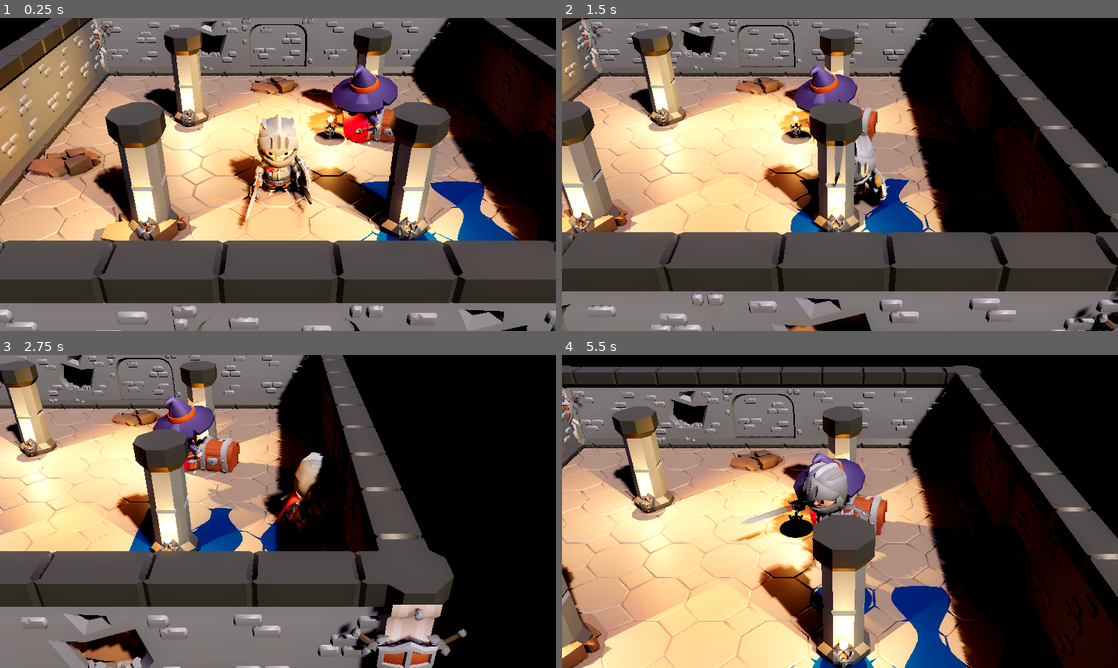
Above: before the commit, frames 1-4 (two rows, left to right).
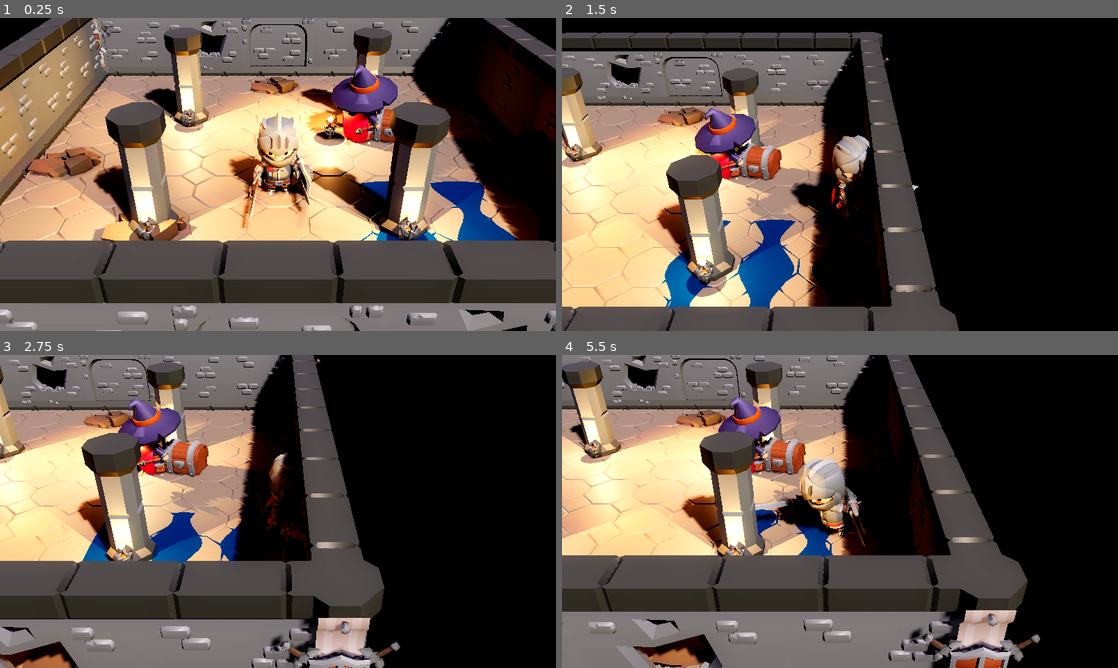
Above: after the commit, the same moments.

Repository: 0000544544/godot-hd2d-pipeline
Game: Godot game, scene res://scenes/main_hd2d_scene.tscn
Two runs of this game, one before a commit and one after it. Both use one fixed random seed, a clock stepped at 60 frames per second and the inputs below.
Inputs (mouse positions are in pixels of both pictures, inside the frame that each line leads up to):
- Up to frame 1 (0.25 s): no input
- Up to frame 2 (1.5 s): tap Enter (ui_accept) at 0.5, 0.77, 1.07 s; move the mouse to (962, 158) at 0.52 s; hold Right (ui_right) 0.53-1.28 s; tap Shift at 0.6 s; click (962, 158) at 0.67 s; tap F at 0.8, 1.35 s; move the mouse to (728, 190) at 1.27 s; hold Down (ui_down) from 1.28 s (still down); click (728, 190) at 1.42 s
- Up to frame 3 (2.75 s): tap Enter (ui_accept) at 1.52, 1.82 s; tap J at 1.55, 2.1 s; move the mouse to (333, 442) at 2.02 s; release Down (ui_down) at 2.03 s; hold Right (ui_right) from 2.03 s (still down); click (333, 442) at 2.17 s; tap E at 2.3 s
- Up to frame 4 (5.5 s): move the mouse to (812, 574) at 2.77 s; release Right (ui_right) at 2.78 s; hold Up (ui_up) 2.78-3.53 s; tap E at 2.85 s; click (812, 574) at 2.92 s; tap Enter (ui_accept) at 3.02, 3.32, 3.77, 4.07, 4.52, 4.82, 5.3 s; tap Space at 3.05 s; move the mouse to (1006, 558) at 3.52 s; hold Space 3.53-4.28 s; hold Left (ui_left) 3.53-5.03 s; click (1006, 558) at 3.67 s; tap Z at 3.8, 4.35 s; move the mouse to (673, 464) at 4.27 s; click (673, 464) at 4.42 s; tap Q at 4.55 s; move the mouse to (867, 511) at 5.02 s; hold Down (ui_down) from 5.03 s (still down); hold Q from 5.03 s (still down); click (867, 511) at 5.17 s

The runs differ from the first frame. In frame 1, 0.9% of the frame differs, in the area x 30-57%, y 30-68%; in frame 2, 75%; in frame 3, 48%; in frame 4, 76%, in the area x 0-100%, y 0-100%.

Commit message:
feat: implement player state machine, forced animation loops, and dash locomotion

Diff:
--- a/scenes/camera_attributes.tres
+++ b/scenes/camera_attributes.tres
@@ -1,10 +1,6 @@
-[gd_resource type="CameraAttributesPractical" format=3]
+[gd_resource type="CameraAttributesPractical" format=3 uid="uid://clbrsbqxbxmam"]
 
 [resource]
 dof_blur_far_enabled = true
 dof_blur_far_distance = 26.0
 dof_blur_far_transition = 8.0
-dof_blur_near_enabled = false
-dof_blur_near_distance = 2.0
-dof_blur_near_transition = 1.0
-dof_blur_amount = 0.1
--- a/scenes/world_environment.tres
+++ b/scenes/world_environment.tres
@@ -1,4 +1,4 @@
-[gd_resource type="Environment" load_steps=3 format=3]
+[gd_resource type="Environment" load_steps=3 format=3 uid="uid://bgqkfi1roieos"]
 
 [sub_resource type="ProceduralSkyMaterial" id="ProceduralSkyMaterial_sky"]
 sky_top_color = Color(0.06, 0.09, 0.18, 1)
@@ -23,11 +23,9 @@
 ssao_enabled = true
 ssao_radius = 2.0
 ssao_intensity = 2.4
-ssao_power = 1.5
 ssao_detail = 0.6
 glow_enabled = true
 glow_normalized = true
-glow_intensity = 0.8
 glow_strength = 1.05
 glow_bloom = 0.15
 glow_blend_mode = 0
--- a/scripts/npc/npc_eldrin.gd
+++ b/scripts/npc/npc_eldrin.gd
@@ -2,6 +2,7 @@
 extends StaticBody3D
 
 ## Contrôleur d'animation pour le PNJ Maître Eldrin (Mage)
+## Configure le bouclage automatique de l'animation d'attente
 
 @export var anim_player: AnimationPlayer
 @export var model_root: Node3D
@@ -13,4 +14,7 @@
 		anim_player = model_root.find_child("AnimationPlayer", true, false)
 
 	if anim_player and anim_player.has_animation("Idle"):
+		var anim: Animation = anim_player.get_animation("Idle")
+		if anim:
+			anim.loop_mode = Animation.LOOP_LINEAR
 		anim_player.play("Idle")
--- a/scripts/player/player_hd2d.gd
+++ b/scripts/player/player_hd2d.gd
@@ -1,100 +1,274 @@
 class_name PlayerHD2D
 extends CharacterBody3D
 
-## Contrôleur de Joueur 3D HD-2D avec AnimationPlayer
-## Déplacement supportant nativement ZQSD (AZERTY), WASD (QWERTY), flèches et manette.
-
-@export_group("Mouvement")
+## Contrôleur de Joueur 3D HD-2D avec Machine à États et Bouclage d'Animations
+## Gère la locomotion fluide (ZQSD/WASD), l'inertie, le dash, le saut, l'attaque et l'interaction.
+
+enum State {
+	IDLE,
+	MOVE,
+	JUMP,
+	DASH,
+	ATTACK,
+	INTERACT
+}
+
+@export_group("Mouvement & Inertie")
 @export var move_speed: float = 6.0
-@export var sprint_multiplier: float = 1.35
-@export var acceleration: float = 30.0
-@export var friction: float = 25.0
-@export var rotation_speed: float = 12.0
+@export var acceleration: float = 28.0
+@export var friction: float = 22.0
+@export var rotation_speed: float = 14.0
 @export var jump_velocity: float = 7.5
+
+@export_group("Dash / Esquive")
+@export var dash_speed: float = 15.0
+@export var dash_duration: float = 0.22
+@export var dash_cooldown: float = 0.75
 
 @export_group("Modèle 3D & Animation")
 @export var model_root: Node3D
 @export var anim_player: AnimationPlayer
 
+var current_state: State = State.IDLE
 var gravity: float = ProjectSettings.get_setting("physics/3d/default_gravity", 9.8) * 2.2
-var _current_anim: String = ""
+
+var _dash_timer: float = 0.0
+var _dash_cooldown_timer: float = 0.0
+var _dash_direction: Vector3 = Vector3.FORWARD
+
+var _attack_timer: float = 0.0
+var _interact_timer: float = 0.0
+var _facing_direction: Vector3 = Vector3.FORWARD
 
 func _ready() -> void:
-	# Recherche automatique du modèle et de l'AnimationPlayer
+	# Recherche automatique du modèle 3D et de son AnimationPlayer
 	if not model_root and has_node("Knight"):
 		model_root = get_node("Knight")
 
 	if not anim_player and model_root:
 		anim_player = model_root.find_child("AnimationPlayer", true, false)
 
-	_play_anim("Idle")
+	_setup_animation_loops()
+	_change_state(State.IDLE)
+
+## Configure le bouclage forcé (Animation.LOOP_LINEAR) sur les animations de locomotion
+func _setup_animation_loops() -> void:
+	if not anim_player:
+		return
+	var loop_animations = ["Idle", "Running_A", "Walking_A", "Walking_B", "Walking_C", "Jump_Idle"]
+	for anim_name in loop_animations:
+		if anim_player.has_animation(anim_name):
+			var anim: Animation = anim_player.get_animation(anim_name)
+			if anim:
+				anim.loop_mode = Animation.LOOP_LINEAR
+
+## Détection discrète et réactive des actions (Dash, Attaque, Interaction)
+func _unhandled_input(event: InputEvent) -> void:
+	if event is InputEventKey and event.is_pressed() and not event.is_echo():
+		# Dash : Touche Shift
+		if event.keycode == KEY_SHIFT or event.physical_keycode == KEY_SHIFT:
+			_try_dash()
+		# Attaque : Touche F ou J
+		elif event.keycode in [KEY_F, KEY_J] or event.physical_keycode in [KEY_F, KEY_J]:
+			_try_attack()
+		# Interaction : Touche E
+		elif event.keycode == KEY_E or event.physical_keycode == KEY_E:
+			_try_interact()
+	elif event is InputEventMouseButton and event.is_pressed():
+		# Attaque : Clic gauche
+		if event.button_index == MOUSE_BUTTON_LEFT:
+			_try_attack()
 
 func _physics_process(delta: float) -> void:
-	# Application de la gravité
+	# Décompte du cooldown de dash
+	if _dash_cooldown_timer > 0.0:
+		_dash_cooldown_timer -= delta
+
+	# Application de la gravité sauf pendant le dash
+	if not is_on_floor() and current_state != State.DASH:
+		velocity.y -= gravity * delta
+
+	# Gestion du saut via action ou touche Espace
+	if (Input.is_action_just_pressed("ui_accept") or Input.is_physical_key_pressed(KEY_SPACE)) and is_on_floor():
+		if current_state != State.DASH and current_state != State.ATTACK:
+			velocity.y = jump_velocity
+			_change_state(State.JUMP)
+
+	# Exécution de l'état actif
+	match current_state:
+		State.IDLE:
+			_process_idle(delta)
+		State.MOVE:
+			_process_move(delta)
+		State.JUMP:
+			_process_jump(delta)
+		State.DASH:
+			_process_dash(delta)
+		State.ATTACK:
+			_process_attack(delta)
+		State.INTERACT:
+			_process_interact(delta)
+
+	move_and_slide()
+
+## =============================================================================
+## LOGIQUE DES ÉTATS
+## =============================================================================
+
+func _change_state(new_state: State) -> void:
+	current_state = new_state
+	match current_state:
+		State.IDLE:
+			_change_animation("Idle", 0.15)
+		State.MOVE:
+			_change_animation("Running_A", 0.15)
+		State.JUMP:
+			_change_animation("Jump_Start", 0.08)
+		State.DASH:
+			_change_animation("Dodge_Forward", 0.05)
+		State.ATTACK:
+			_attack_timer = 0.55
+			_change_animation("1H_Melee_Attack_Slice_Horizontal", 0.08)
+		State.INTERACT:
+			_interact_timer = 0.6
+			_change_animation("Interact", 0.1)
+
+func _process_idle(delta: float) -> void:
+	# Décélération progressive par friction
+	velocity.x = move_toward(velocity.x, 0.0, friction * delta)
+	velocity.z = move_toward(velocity.z, 0.0, friction * delta)
+
+	var input_dir = _get_input_direction()
+	if input_dir.length_squared() > 0.01:
+		_change_state(State.MOVE)
+	elif not is_on_floor():
+		_change_state(State.JUMP)
+
+func _process_move(delta: float) -> void:
+	var input_dir = _get_input_direction()
+	var is_moving = input_dir.length_squared() > 0.01
+
+	if is_moving:
+		var target_vel = Vector3(input_dir.x, 0.0, input_dir.y) * move_speed
+		velocity.x = move_toward(velocity.x, target_vel.x, acceleration * delta)
+		velocity.z = move_toward(velocity.z, target_vel.z, acceleration * delta)
+
+		_facing_direction = Vector3(input_dir.x, 0.0, input_dir.y).normalized()
+		_rotate_model_towards(_facing_direction, delta)
+		_change_animation("Running_A", 0.15)
+	else:
+		_change_state(State.IDLE)
+
 	if not is_on_floor():
-		velocity.y -= gravity * delta
-
-	# Gestion du saut (Espace ou bouton manette)
-	if Input.is_action_just_pressed("ui_accept") and is_on_floor():
-		velocity.y = jump_velocity
-		_play_anim("Jump_Start")
-
-	# Lecture des inputs de déplacement : ZQSD prioritaire + WASD + Flèches + Joystick
-	var input_dir: Vector2 = _get_input_direction()
-	var move_dir: Vector3 = Vector3(input_dir.x, 0.0, input_dir.y)
-
-	var speed = move_speed
-	var is_moving = move_dir.length_squared() > 0.01
-
-	if is_moving:
-		velocity.x = move_toward(velocity.x, move_dir.x * speed, acceleration * delta)
-		velocity.z = move_toward(velocity.z, move_dir.z * speed, acceleration * delta)
-
-		# Rotation fluide du modèle 3D vers la direction de course
-		if model_root:
-			var target_rot_y = atan2(move_dir.x, move_dir.z)
-			model_root.rotation.y = lerp_angle(model_root.rotation.y, target_rot_y, rotation_speed * delta)
-
-		if is_on_floor():
-			_play_anim("Running_A")
+		_change_state(State.JUMP)
+
+func _process_jump(delta: float) -> void:
+	# Contrôle aérien
+	var input_dir = _get_input_direction()
+	if input_dir.length_squared() > 0.01:
+		var target_vel = Vector3(input_dir.x, 0.0, input_dir.y) * (move_speed * 0.75)
+		velocity.x = move_toward(velocity.x, target_vel.x, (acceleration * 0.5) * delta)
+		velocity.z = move_toward(velocity.z, target_vel.z, (acceleration * 0.5) * delta)
+		_rotate_model_towards(Vector3(input_dir.x, 0.0, input_dir.y), delta)
+
+	if velocity.y < 0.0:
+		_change_animation("Jump_Idle", 0.15)
+
+	if is_on_floor():
+		if input_dir.length_squared() > 0.01:
+			_change_state(State.MOVE)
+		else:
+			_change_state(State.IDLE)
+
+func _process_dash(delta: float) -> void:
+	_dash_timer -= delta
+	velocity.x = _dash_direction.x * dash_speed
+	velocity.z = _dash_direction.z * dash_speed
+
+	if _dash_timer <= 0.0:
+		var input_dir = _get_input_direction()
+		if input_dir.length_squared() > 0.01:
+			_change_state(State.MOVE)
+		else:
+			_change_state(State.IDLE)
+
+func _process_attack(delta: float) -> void:
+	_attack_timer -= delta
+	velocity.x = move_toward(velocity.x, 0.0, friction * delta)
+	velocity.z = move_toward(velocity.z, 0.0, friction * delta)
+
+	if _attack_timer <= 0.0:
+		var input_dir = _get_input_direction()
+		if input_dir.length_squared() > 0.01:
+			_change_state(State.MOVE)
+		else:
+			_change_state(State.IDLE)
+
+func _process_interact(delta: float) -> void:
+	_interact_timer -= delta
+	velocity.x = move_toward(velocity.x, 0.0, friction * delta)
+	velocity.z = move_toward(velocity.z, 0.0, friction * delta)
+
+	if _interact_timer <= 0.0:
+		_change_state(State.IDLE)
+
+## =============================================================================
+## DÉCLENCHEURS D'ACTIONS
+## =============================================================================
+
+func _try_dash() -> void:
+	if _dash_cooldown_timer > 0.0 or current_state == State.DASH or current_state == State.ATTACK:
+		return
+	var input_dir = _get_input_direction()
+	if input_dir.length_squared() > 0.01:
+		_dash_direction = Vector3(input_dir.x, 0.0, input_dir.y).normalized()
 	else:
-		velocity.x = move_toward(velocity.x, 0.0, friction * delta)
-		velocity.z = move_toward(velocity.z, 0.0, friction * delta)
-
-		if is_on_floor() and velocity.y <= 0.01:
-			_play_anim("Idle")
-
-	# Animation en l'air (chute)
-	if not is_on_floor() and velocity.y < 0:
-		_play_anim("Jump_Idle")
-
-	move_and_slide()
-
-## Récupère le vecteur de déplacement en gérant ZQSD, WASD, flèches et stick analogique
+		_dash_direction = _facing_direction
+
+	_rotate_model_towards(_dash_direction, 1.0)
+	_dash_timer = dash_duration
+	_dash_cooldown_timer = dash_cooldown
+	_change_state(State.DASH)
+
+func _try_attack() -> void:
+	if current_state == State.DASH or current_state == State.ATTACK:
+		return
+	_change_state(State.ATTACK)
+
+func _try_interact() -> void:
+	if current_state == State.DASH or current_state == State.ATTACK:
+		return
+	_change_state(State.INTERACT)
+
+## Récupère le vecteur de déplacement ZQSD, WASD ou flèches
 func _get_input_direction() -> Vector2:
-	var dir: Vector2 = Vector2.ZERO
-
-	# Touches ZQSD (AZERTY) et WASD (QWERTY)
-	if Input.is_key_pressed(KEY_Z) or Input.is_key_pressed(KEY_W) or Input.is_action_pressed("ui_up"):
+	var dir = Vector2.ZERO
+
+	# ZQSD (AZERTY) et WASD (QWERTY)
+	if Input.is_physical_key_pressed(KEY_Z) or Input.is_physical_key_pressed(KEY_W) or Input.is_action_pressed("ui_up"):
 		dir.y -= 1.0
-	if Input.is_key_pressed(KEY_S) or Input.is_action_pressed("ui_down"):
+	if Input.is_physical_key_pressed(KEY_S) or Input.is_action_pressed("ui_down"):
 		dir.y += 1.0
-	if Input.is_key_pressed(KEY_Q) or Input.is_key_pressed(KEY_A) or Input.is_action_pressed("ui_left"):
+	if Input.is_physical_key_pressed(KEY_Q) or Input.is_physical_key_pressed(KEY_A) or Input.is_action_pressed("ui_left"):
 		dir.x -= 1.0
-	if Input.is_key_pressed(KEY_D) or Input.is_action_pressed("ui_right"):
+	if Input.is_physical_key_pressed(KEY_D) or Input.is_action_pressed("ui_right"):
 		dir.x += 1.0
 
-	# Support du stick analogique de la manette
 	if dir == Vector2.ZERO:
 		dir = Input.get_vector("ui_left", "ui_right", "ui_up", "ui_down")
 
 	return dir.normalized()
 
-func _play_anim(anim_name: String, blend_time: float = 0.15) -> void:
-	if not anim_player:
-		return
-	if _current_anim == anim_name:
-		return
-	if anim_player.has_animation(anim_name):
-		anim_player.play(anim_name, blend_time)
-		_current_anim = anim_name
+func _rotate_model_towards(dir: Vector3, delta: float) -> void:
+	if not model_root or dir.length_squared() < 0.01:
+		return
+	var target_rot_y = atan2(dir.x, dir.z)
+	model_root.rotation.y = lerp_angle(model_root.rotation.y, target_rot_y, rotation_speed * delta)
+
+## Sécurise le déclenchement des animations sans réinitialiser la frame en cours
+func _change_animation(anim_name: String, blend_time: float = 0.15) -> void:
+	if not anim_player or not anim_player.has_animation(anim_name):
+		return
+	if anim_player.current_animation == anim_name and anim_player.is_playing():
+		return
+	anim_player.play(anim_name, blend_time)
Not shown, changed: assets/models/characters/Knight_knight_texture.png.import
Not shown, changed: assets/models/characters/Mage_mage_texture.png.import
